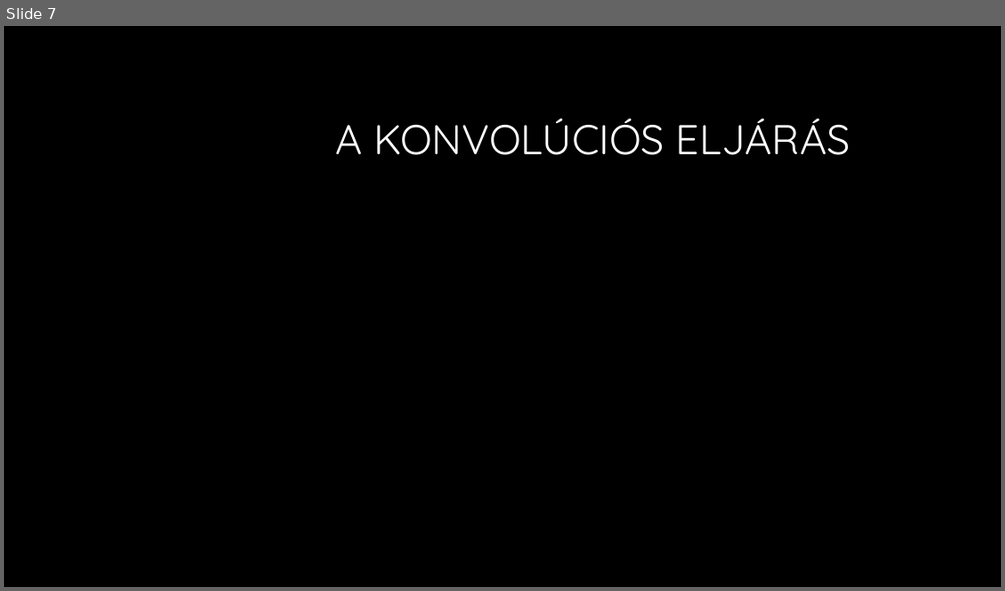
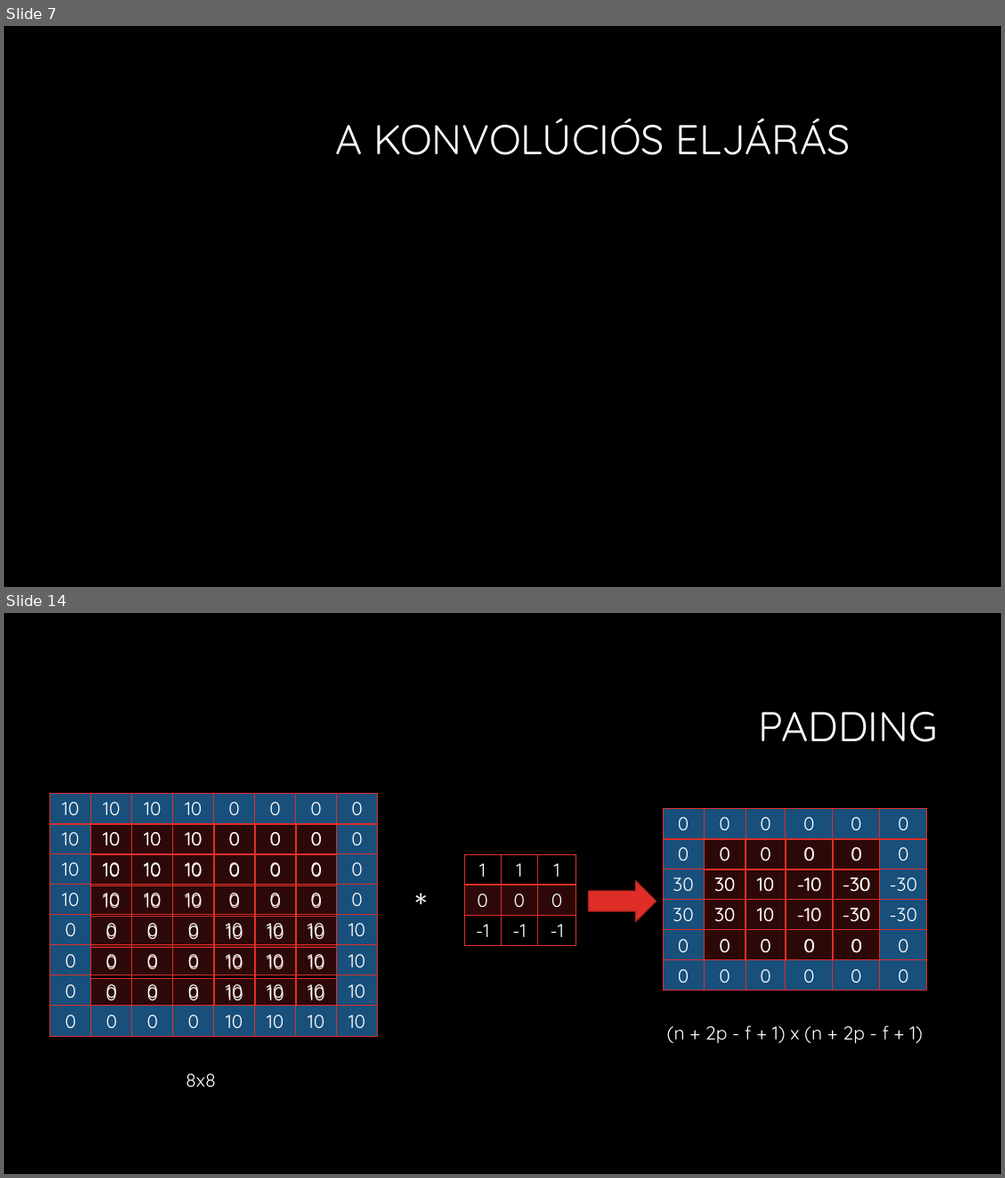
Before and after one commit to martontamas92/CNN, a slide deck: Konvolúciós neuronhálók.pptx. Shown one above the other, each under a label of ours: slide 7 before the commit, slides 7 and 14 after it; the slides between them are not shown. The pictures are 1005x591 and 1005x1178 pixels, drawn with LibreOffice and Linux fonts; fonts in the diff are those of the drawing; grey boxes stand for pictures; background and template pictures are left out. Boxes give left, top, right and bottom in pixels: in the first picture for what was removed or moved away, otherwise in the second. Text is boxed around its words. In the diff, an @@ line names an element or a change of style, - is before the commit and + after.

Commit message:
padding-ig

```diff
--- a/Konvolúciós neuronhálók.pptx
+++ b/Konvolúciós neuronhálók.pptx
@@ slide 14 added at (4,613,1001,1174), background #000000 @@
@@ title added at (758,712,937,742), 40 pt, text #FFFFFF @@
+PADDING
@@ table added at (50,793,380,1036), 8 rows, 8 columns @@
+10 | 10 | 10 | 10 | 0 | 0 | 0 | 0
+10 | 10 | 10 | 10 | 0 | 0 | 0 | 0
+10 | 10 | 10 | 10 | 0 | 0 | 0 | 0
+10 | 10 | 10 | 10 | 0 | 0 | 0 | 0
+0 | 0 | 0 | 0 | 10 | 10 | 10 | 10
+0 | 0 | 0 | 0 | 10 | 10 | 10 | 10
+0 | 0 | 0 | 0 | 10 | 10 | 10 | 10
+0 | 0 | 0 | 0 | 10 | 10 | 10 | 10
@@ table added at (90,824,338,1005), 6 rows, 6 columns @@
+10 | 10 | 10 | 0 | 0 | 0
+10 | 10 | 10 | 0 | 0 | 0
+10 | 10 | 10 | 0 | 0 | 0
+0 | 0 | 0 | 10 | 10 | 10
+0 | 0 | 0 | 10 | 10 | 10
+0 | 0 | 0 | 10 | 10 | 10
@@ table added at (663,808,927,989), 6 rows, 6 columns @@
+0 | 0 | 0 | 0 | 0 | 0
+0 | 0 | 0 | 0 | 0 | 0
+30 | 30 | 10 | -10 | -30 | -30
+30 | 30 | 10 | -10 | -30 | -30
+0 | 0 | 0 | 0 | 0 | 0
+0 | 0 | 0 | 0 | 0 | 0
@@ table added at (704,839,882,960), 4 rows, 4 columns @@
+0 | 0 | 0 | 0
+30 | 10 | -10 | -30
+30 | 10 | -10 | -30
+0 | 0 | 0 | 0
@@ text added at (408,878,432,932), 36 pt, text #FFFFFF @@
+*
@@ table added at (465,854,576,946), 3 rows, 3 columns @@
+1 | 1 | 1
+0 | 0 | 0
+-1 | -1 | -1
@@ right arrow added at (589,881,657,922), fill #DF2E28, outline #A5221E 1 pt @@
@@ text added at (667,1025,922,1043), 18 pt, text #FFFFFF @@
+(n + 2p - f + 1) x (n + 2p - f + 1)
@@ text added at (186,1073,216,1086), 18 pt, text #FFFFFF @@
+8x8
```
Also in this commit, not shown: 4 slides changed, 6 other slides added.
